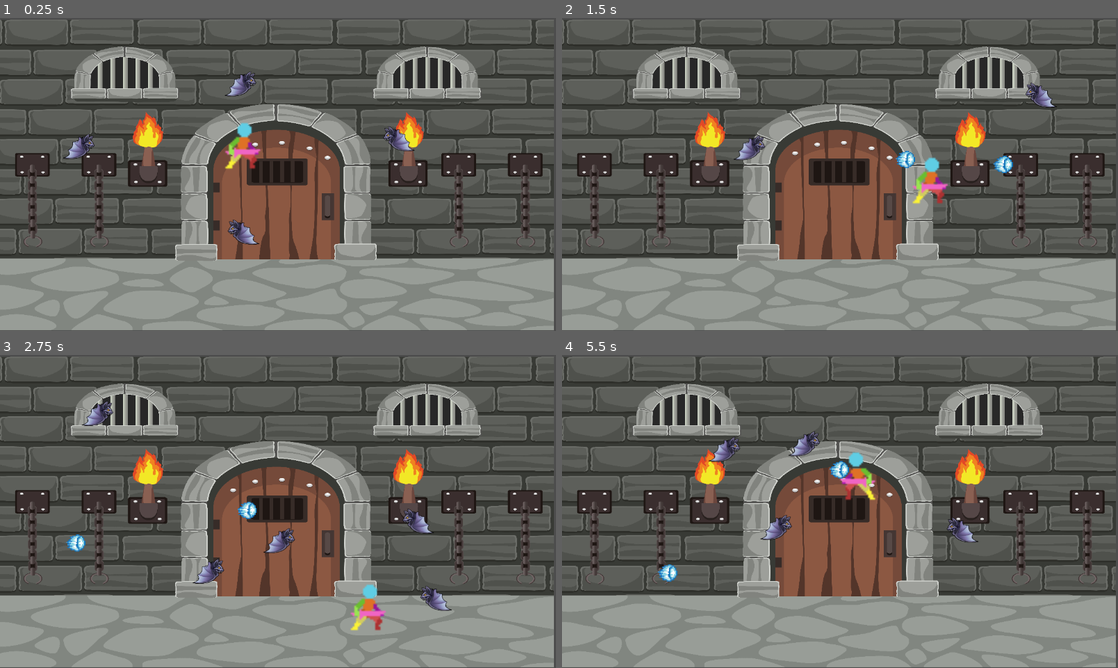
Above: before the commit, frames 1-4 (two rows, left to right).
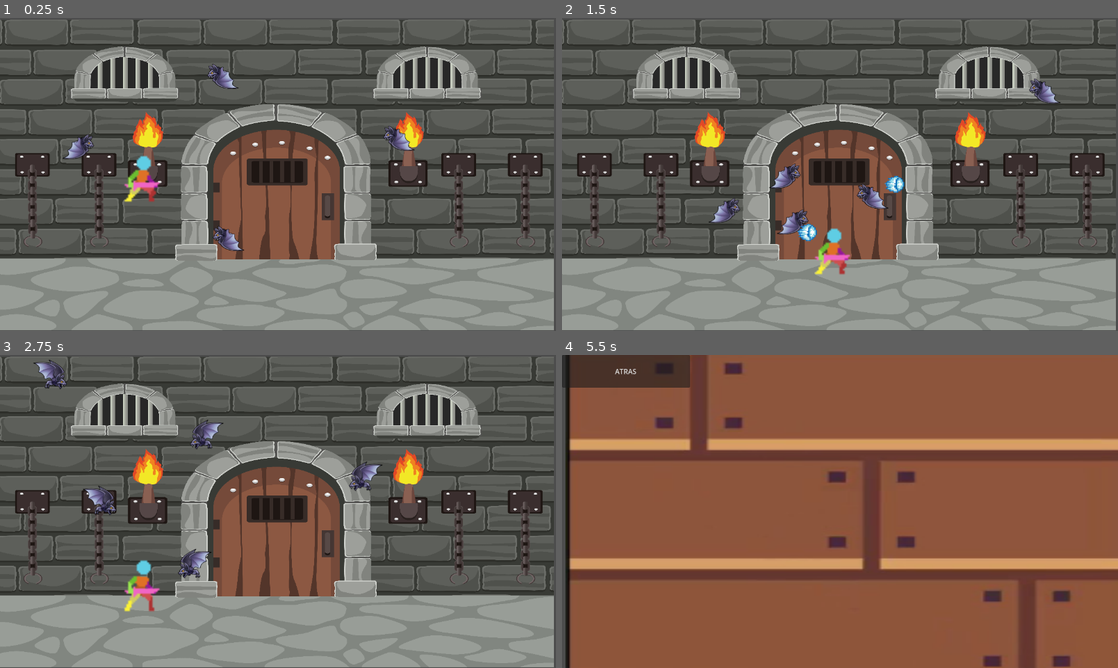
Above: after the commit, the same moments.

Repository: Zhea606/Game-jam-Godot
Game: Godot game, scene res://juego.tscn
Same seed, same stepped clock (60 frames per second), same inputs: the game is played once before the commit and once after it.
Inputs (mouse positions are in pixels of both pictures, inside the frame that each line leads up to):
- Up to frame 1 (0.25 s): no input
- Up to frame 2 (1.5 s): tap Enter (activarPuzzle, bound only after the commit) at 0.5, 0.6 s; move the mouse to (962, 158) at 0.52 s; hold Right (ui_right) 0.53-1.28 s; click (962, 158) at 0.67 s; move the mouse to (728, 190) at 1.27 s; hold Down (ui_down) from 1.28 s (still down); click (728, 190) at 1.35 s
- Up to frame 3 (2.75 s): tap Enter (activarPuzzle, bound only after the commit) at 1.55 s; release Down (ui_down) at 2 s; click (66, 370) at 2 s, where only the run after the commit has a clickable "ATRAS"
- Up to frame 4 (5.5 s): move the mouse to (895, 442) at 2.77 s; hold Right (ui_right) 2.78-3.53 s; tap Enter (activarPuzzle, bound only after the commit) at 2.85, 3.6, 4.55, 5.1 s; click (895, 442) at 2.92 s; move the mouse to (812, 574) at 3.52 s; hold Up (ui_up) 3.53-4.28 s; click (812, 574) at 3.67 s; move the mouse to (1006, 558) at 4.27 s; hold Left (ui_left) from 4.28 s (still down); click (1006, 558) at 4.35 s; move the mouse to (673, 464) at 5.02 s; click (673, 464) at 5.17 s

The runs differ from the first frame. In frame 1, 2.0% of the frame differs, in the area x 11-75%, y 14-75%; in frame 2, 3.0%; in frame 3, 3.7%; in frame 4, 95%, in the area x 0-100%, y 0-100%.

Commit message:
Cambios con puzzle

Diff:
--- /dev/null
+++ b/Maxi/autoLoad/global.gd
@@ -0,0 +1,3 @@
+extends Node
+
+var puzzleResuelto = true
--- a/Maxi/character_jugador.gd
+++ b/Maxi/character_jugador.gd
@@ -3,11 +3,20 @@
 class_name Jugador
 var speed = 400
 var direction = 0.0
+var texto = ""
+#@export_file('*.tscn') var cambiarEscena
+const gravedad = 600
 var proyectil = preload("res://proyectil.tscn")
-
+var jugadorPuzzle = false
+var autoLoadPuzzleResuelto = GLOBAL.puzzleResuelto
+@onready var audioPuzzle = $"../AudioStreamPlayer2D"
 @onready var sprite = $Sprite2D
 
-func _process(delta):
+func _physics_process(delta):
+	#checkeamos que el jugador este parado en el puzzle y con ENTER cambiamos la escena
+	if jugadorPuzzle and Input.is_action_just_pressed("activarPuzzle"):
+			print("hola")
+			get_tree().change_scene_to_file("res://puzzle_2023.tscn")
 	#Movimiento del jugador
 	var direction = Input.get_axis("ui_left","ui_right")
 	var moverIzqDer = Input.get_axis("ui_left","ui_right")
@@ -15,6 +24,8 @@
 	var moverAmbas = Vector2(moverIzqDer,moverArrAba)
 	velocity= moverAmbas.normalized() * speed
 	sprite.flip_h = direction < 0
+	#gravedad
+	velocity.y += gravedad
 	move_and_slide()
 
 	#creamos los proyectiles y definimos el movimiento
@@ -27,6 +38,20 @@
 
 
 #Señal para detectar a los enemigos y que mueran
+
 func _on_detection_body_entered(body):
+
 	if body.is_in_group("Enemigo"):
 		body.morir()
+	#checkeamos estar parados sobre el puzzle
+	if body.is_in_group("puzzle") and autoLoadPuzzleResuelto:
+		jugadorPuzzle = true
+		texto = convert(jugadorPuzzle,1)
+		print(texto)
+		audioPuzzle.play()
+#señal para cambiar el estado del jugador encima del puzzle
+func _on_detection_body_exited(body):
+	if body.is_in_group("puzzle"):
+		jugadorPuzzle = false
+		texto = convert(jugadorPuzzle,1)
+		print(texto)
--- a/Maxi/character_jugador.tscn
+++ b/Maxi/character_jugador.tscn
@@ -78,3 +78,4 @@
 shape = SubResource("CapsuleShape2D_qrdyq")
 
 [connection signal="body_entered" from="Detection" to="." method="_on_detection_body_entered"]
+[connection signal="body_exited" from="Detection" to="." method="_on_detection_body_exited"]
--- a/Maxi/juego.gd
+++ b/Maxi/juego.gd
@@ -10,11 +10,11 @@
 func _process(delta):
 	pass
 
-
+#Timer para crear enemigos
 func _on_enemy_respawn_timeout():
 	crearEnemigo()
 
 func crearEnemigo():
 	var enemigoCreado = enemigoEscena.instantiate()
-	enemigoCreado.global_position = Vector2(randf_range(0,1200),randf_range(0,700))
+	enemigoCreado.global_position = Vector2(randf_range(0,1200),randf_range(0,564))
 	add_child(enemigoCreado)
--- a/Maxi/juego.tscn
+++ b/Maxi/juego.tscn
@@ -1,9 +1,20 @@
-[gd_scene load_steps=5 format=3 uid="uid://bgnfbljruu4dm"]
+[gd_scene load_steps=10 format=3 uid="uid://bgnfbljruu4dm"]
 
 [ext_resource type="Script" path="res://juego.gd" id="1_2uuhm"]
 [ext_resource type="PackedScene" uid="uid://dre2gs8vp6612" path="res://enemigos.tscn" id="2_i5vbl"]
 [ext_resource type="PackedScene" uid="uid://oxilofq7qpbo" path="res://character_jugador.tscn" id="3_xntfn"]
 [ext_resource type="Texture2D" uid="uid://c0or0r7jvr5ja" path="res://Free Sprites/JEMA GER 1449-02.jpg" id="4_yvjk5"]
+[ext_resource type="AudioStream" uid="uid://hpri5qdguulm" path="res://008179155_prev.mp3" id="5_3b5lh"]
+[ext_resource type="Script" path="res://puzzle.gd" id="5_toyhg"]
+
+[sub_resource type="RectangleShape2D" id="RectangleShape2D_v8tma"]
+size = Vector2(572, 66)
+
+[sub_resource type="RectangleShape2D" id="RectangleShape2D_h3hfb"]
+size = Vector2(636.5, 62)
+
+[sub_resource type="RectangleShape2D" id="RectangleShape2D_5vpas"]
+size = Vector2(58, 65)
 
 [node name="Juego" type="Node"]
 script = ExtResource("1_2uuhm")
@@ -21,7 +32,7 @@
 position = Vector2(131, 283)
 
 [node name="Jugador" parent="." instance=ExtResource("3_xntfn")]
-position = Vector2(559, 282)
+position = Vector2(327, 208)
 
 [node name="Enemigo 3" parent="." instance=ExtResource("2_i5vbl")]
 position = Vector2(562, 530)
@@ -34,6 +45,28 @@
 autostart = true
 
 [node name="Marker2D" type="Marker2D" parent="."]
-position = Vector2(2, 708)
+position = Vector2(2, 564)
+
+[node name="Piso" type="StaticBody2D" parent="."]
+
+[node name="CollisionShape2D" type="CollisionShape2D" parent="Piso"]
+position = Vector2(288, 623)
+shape = SubResource("RectangleShape2D_v8tma")
+
+[node name="Piso2" type="StaticBody2D" parent="."]
+
+[node name="CollisionShape2D" type="CollisionShape2D" parent="Piso2"]
+position = Vector2(952, 621)
+shape = SubResource("RectangleShape2D_h3hfb")
+
+[node name="puzzle" type="StaticBody2D" parent="." groups=["puzzle"]]
+script = ExtResource("5_toyhg")
+
+[node name="CollisionShape2D" type="CollisionShape2D" parent="puzzle"]
+position = Vector2(604, 622.5)
+shape = SubResource("RectangleShape2D_5vpas")
+
+[node name="AudioStreamPlayer2D" type="AudioStreamPlayer2D" parent="."]
+stream = ExtResource("5_3b5lh")
 
 [connection signal="timeout" from="EnemyRespawn" to="." method="_on_enemy_respawn_timeout"]
--- a/Maxi/project.godot
+++ b/Maxi/project.godot
@@ -15,6 +15,10 @@
 config/features=PackedStringArray("4.1", "Forward Plus")
 config/icon="res://icon.svg"
 
+[autoload]
+
+GLOBAL="*res://autoLoad/global.gd"
+
 [display]
 
 window/size/viewport_width=1280
@@ -31,3 +35,13 @@
 "events": [Object(InputEventMouseButton,"resource_local_to_scene":false,"resource_name":"","device":-1,"window_id":0,"a …(253 unchanged characters)…
 ]
 }
+activarPuzzle={
+"deadzone": 0.5,
+"events": [Object(InputEventKey,"resource_local_to_scene":false,"resource_name":"","device":0,"window_id":0,"alt_pressed":false,"shift_pressed":false,"ctrl_pressed":false,"meta_pressed":false,"pressed":false,"keycode":0,"physical_keycode":4194309,"key_label":0,"unicode":0,"echo":false,"script":null)
+]
+}
+clickPuzzle={
+"deadzone": 0.5,
+"events": [Object(InputEventMouseButton,"resource_local_to_scene":false,"resource_name":"","device":-1,"window_id":0,"alt_pressed":false,"shift_pressed":false,"ctrl_pressed":false,"meta_pressed":false,"button_mask":0,"position":Vector2(0, 0),"global_position":Vector2(0, 0),"factor":1.0,"button_index":1,"canceled":false,"pressed":false,"double_click":false,"script":null)
+]
+}
--- /dev/null
+++ b/Maxi/puzzle.gd
@@ -0,0 +1,11 @@
+extends StaticBody2D
+
+
+# Called when the node enters the scene tree for the first time.
+func _ready():
+	pass # Replace with function body.
+
+
+# Called every frame. 'delta' is the elapsed time since the previous frame.
+func _process(delta):
+	pass
--- /dev/null
+++ b/Maxi/puzzle_2023.gd
@@ -0,0 +1,41 @@
+extends Node2D
+
+@onready var itemPuzzle = $ItemPuzzle
+
+
+#Cambiamos de escena
+func _on_button_pressed():
+	get_tree().change_scene_to_file("res://juego.tscn")
+
+
+
+func _on_madera_1_input_event(viewport, event, shape_idx):
+	if Input.is_action_just_pressed("clickPuzzle"):
+		print("prueba madera1")
+
+
+func _on_madera_2_input_event(viewport, event, shape_idx):
+		if Input.is_action_just_pressed("clickPuzzle"):
+			print("prueba madera2")
+
+
+func _on_madera_3_input_event(viewport, event, shape_idx):
+	if Input.is_action_just_pressed("clickPuzzle"):
+			print("prueba madera3")
+
+
+func _on_madera_4_input_event(viewport, event, shape_idx):
+	if Input.is_action_just_pressed("clickPuzzle"):
+			print("prueba madera4")
+
+
+func _on_madera_5_input_event(viewport, event, shape_idx):
+	if Input.is_action_just_pressed("clickPuzzle"):
+			itemPuzzle.show()
+
+			GLOBAL.puzzleResuelto = false
+			print("prueba madera5")
+
+#al mover el mouse de la madera, se esconde el objeto
+func _on_madera_5_mouse_exited():
+	itemPuzzle.hide()
--- /dev/null
+++ b/Maxi/puzzle_2023.tscn
@@ -0,0 +1,84 @@
+[gd_scene load_steps=9 format=3 uid="uid://cmen641xd2l8n"]
+
+[ext_resource type="Texture2D" uid="uid://qn5tthlpok4i" path="res://Free Sprites/sueloPuzzle.png" id="1_1ja7v"]
+[ext_resource type="Script" path="res://puzzle_2023.gd" id="1_44cl1"]
+[ext_resource type="Texture2D" uid="uid://c0eisars35cnm" path="res://itemPuzzle.png" id="3_m4ngk"]
+
+[sub_resource type="RectangleShape2D" id="RectangleShape2D_2fmbx"]
+size = Vector2(972.5, 217.5)
+
+[sub_resource type="RectangleShape2D" id="RectangleShape2D_pt4o0"]
+size = Vector2(673, 262)
+
+[sub_resource type="RectangleShape2D" id="RectangleShape2D_8pcnb"]
+size = Vector2(575, 268)
+
+[sub_resource type="RectangleShape2D" id="RectangleShape2D_mg4u1"]
+size = Vector2(1041, 252)
+
+[sub_resource type="RectangleShape2D" id="RectangleShape2D_8y6hr"]
+size = Vector2(218, 247)
+
+[node name="puzzle2023" type="Node2D"]
+script = ExtResource("1_44cl1")
+
+[node name="SueloPuzzle" type="Sprite2D" parent="."]
+position = Vector2(648.761, 402)
+rotation = 1.5708
+scale = Vector2(3, 4.7818)
+texture = ExtResource("1_1ja7v")
+
+[node name="Button" type="Button" parent="."]
+offset_right = 295.0
+offset_bottom = 75.0
+text = "ATRAS"
+
+[node name="madera1" type="Area2D" parent="."]
+
+[node name="CollisionShape2D" type="CollisionShape2D" parent="madera1"]
+position = Vector2(796.75, 109.25)
+shape = SubResource("RectangleShape2D_2fmbx")
+
+[node name="madera2" type="Area2D" parent="."]
+position = Vector2(45, 300)
+metadata/_edit_group_ = true
+
+[node name="CollisionShape2D" type="CollisionShape2D" parent="madera2"]
+position = Vector2(312.5, 64)
+shape = SubResource("RectangleShape2D_pt4o0")
+
+[node name="madera3" type="Area2D" parent="."]
+position = Vector2(830, 331)
+metadata/_edit_group_ = true
+
+[node name="CollisionShape2D" type="CollisionShape2D" parent="madera3"]
+position = Vector2(163.5, 30)
+shape = SubResource("RectangleShape2D_8pcnb")
+
+[node name="madera4" type="Area2D" parent="."]
+position = Vector2(479, 646)
+
+[node name="CollisionShape2D" type="CollisionShape2D" parent="madera4"]
+position = Vector2(55.5, -14)
+shape = SubResource("RectangleShape2D_mg4u1")
+
+[node name="madera5" type="Area2D" parent="."]
+position = Vector2(1155, 643)
+
+[node name="CollisionShape2D" type="CollisionShape2D" parent="madera5"]
+position = Vector2(20, -10.5)
+shape = SubResource("RectangleShape2D_8y6hr")
+
+[node name="ItemPuzzle" type="Sprite2D" parent="."]
+visible = false
+position = Vector2(687, 411)
+scale = Vector2(0.2, 0.2)
+texture = ExtResource("3_m4ngk")
+
+[connection signal="pressed" from="Button" to="." method="_on_button_pressed"]
+[connection signal="input_event" from="madera1" to="." method="_on_madera_1_input_event"]
+[connection signal="input_event" from="madera2" to="." method="_on_madera_2_input_event"]
+[connection signal="input_event" from="madera3" to="." method="_on_madera_3_input_event"]
+[connection signal="input_event" from="madera4" to="." method="_on_madera_4_input_event"]
+[connection signal="input_event" from="madera5" to="." method="_on_madera_5_input_event"]
+[connection signal="mouse_exited" from="madera5" to="." method="_on_madera_5_mouse_exited"]
Not shown, added: Maxi/008179155_prev.mp3.import
Binary file added: Maxi/Free Sprites/sueloPuzzle.png
Not shown, added: Maxi/Free Sprites/sueloPuzzle.png.import
Binary file added: Maxi/itemPuzzle.png
Not shown, added: Maxi/itemPuzzle.png.import
Not shown, added: Maxi/008179155_prev.mp3
